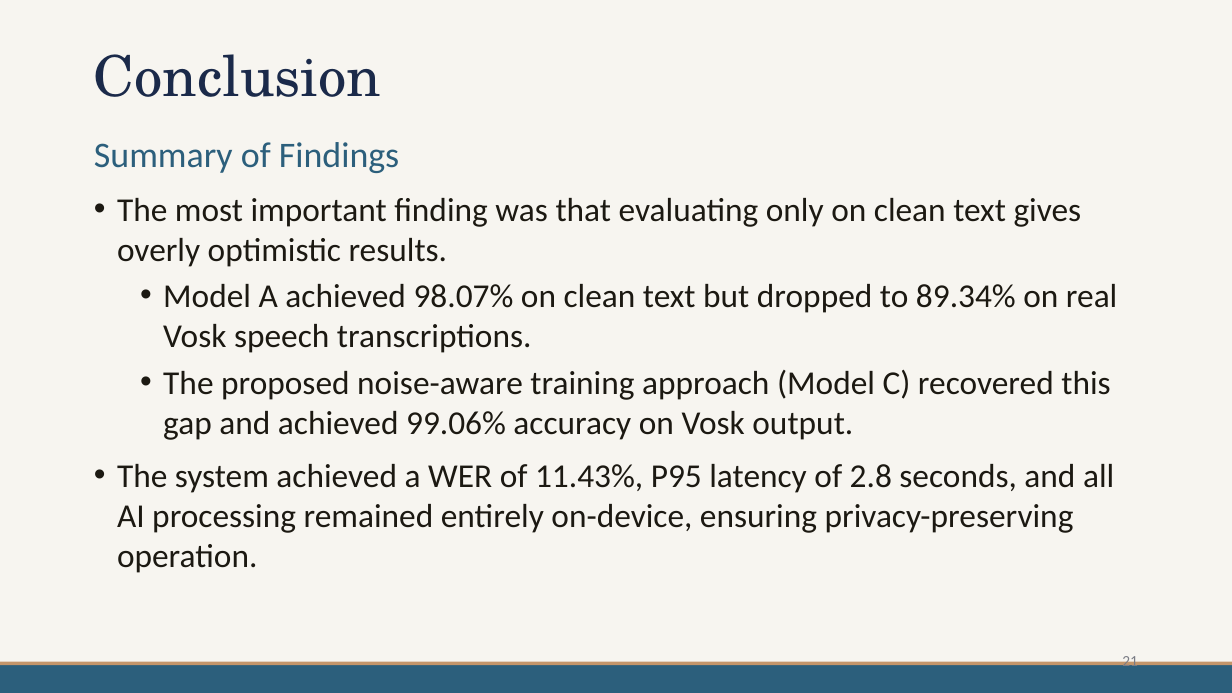
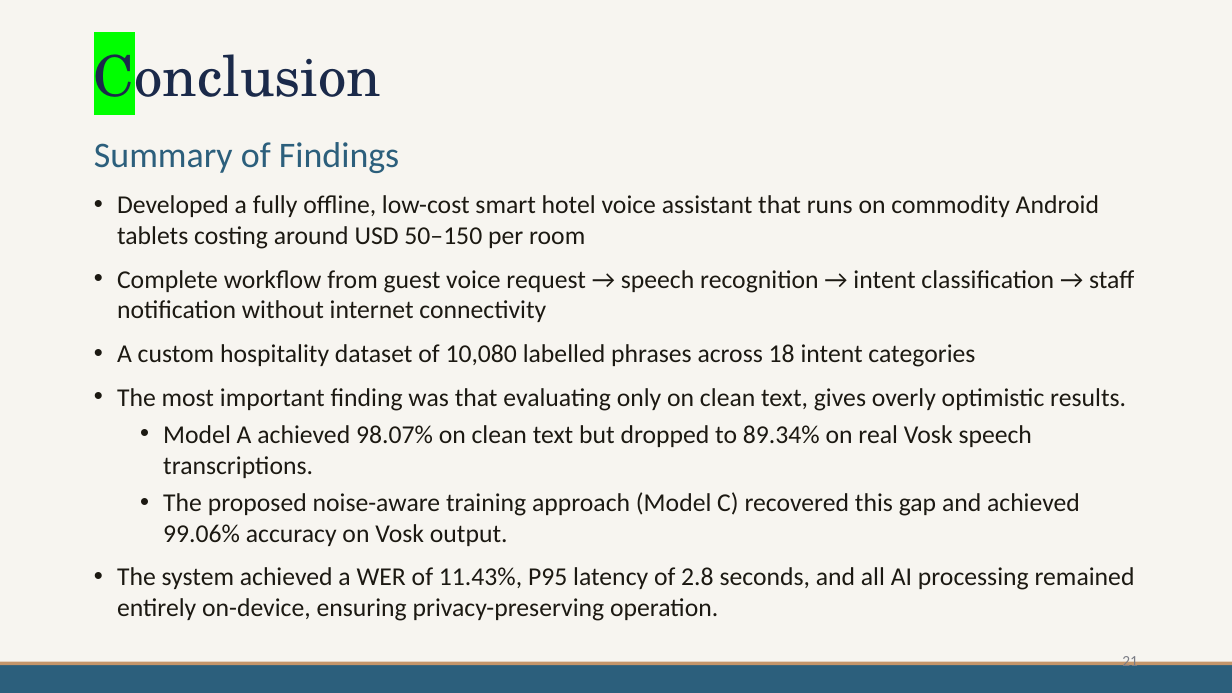
Before and after one commit to mdpw/msc-research, a slide deck: slide 21 of documents/Viva Presentation.pptx. Drawn at 1232x693 pixels with LibreOffice and Linux fonts; fonts in the diff are those of the drawing. Boxes give left, top, right and bottom in pixels: in the first picture for what was removed or moved away, otherwise in the second. Text is boxed around its words. In the diff, an @@ line names an element or a change of style, - is before the commit and + after.

```diff
--- a/documents/Viva Presentation.pptx
+++ b/documents/Viva Presentation.pptx
@@ title "Conclusion" at (x1=94, y1=40, x2=382, y2=113): highlight none to #00FF00 in "Conclusion" @@
@@ text at (x1=117, y1=195, x2=1134, y2=411): text changed; size 26 to 20 pt @@
-• The most important finding was that evaluating only on clean text gives overly optimistic results.
+• Developed a fully offline, low-cost smart hotel voice assistant that runs on commodity Android tablets costing around USD 50–150 per room
+• Complete workflow from guest voice request → speech recognition → intent classification → staff notification without internet connectivity
+• A custom hospitality dataset of 10,080 labelled phrases across 18 intent categories
+• The most important finding was that evaluating only on clean text, gives overly optimistic results.
@@ text at (x1=117, y1=425, x2=1135, y2=621): size 26 to 20 pt in "Model A achieved 98.07% on clean text ...", "The proposed noise-aware training approach (Model C) ...", "The system achieved a WER of 11.43%, ..." @@
```
Also in this commit, not shown: 17 other slides changed, 2 slides added, 2 slides removed.
